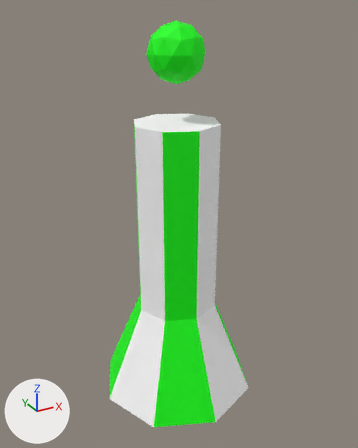
A saved change to the FBX model AsyncTD/Assets/Models/tower.fbx.
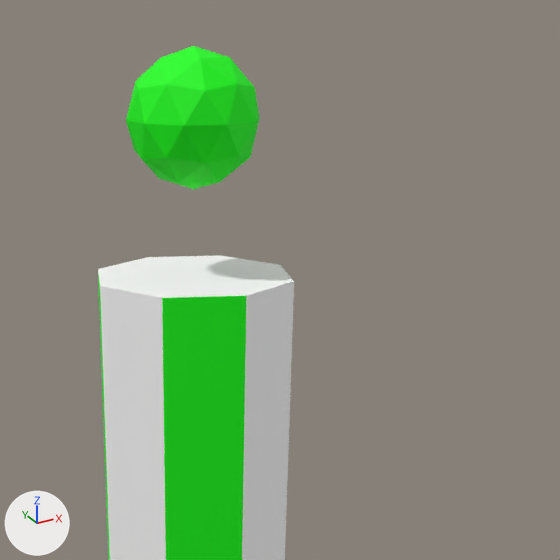
Each version is shown whole from a 50 mm camera at (-1.3, -2.393, 2.309) aimed at (0.013, -0.007, 1.116), then close up on the part from 25% to 95% of the width and 0% to 55% of the height. The lights are fixed; the arrows at lower left show +X, +Y and +Z. Where no turn or scale is listed for an object, it has been applied to the vertices.

Script lines for the objects in view, before the commit:
```python
me_icosphere = bpy.data.meshes.new('Icosphere')
me_icosphere.from_pydata(...)  # 25 vertices, 21 faces; spans x -0.5..0.5, y -0.5..0.5, z -0.01..1.73
# faces by material slot: [8, 13]
me_icosphere.materials.append(mat_color)  # green #01ff00
me_icosphere.materials.append(mat_white)  # white #ffffff
me_icosphere_001 = bpy.data.meshes.new('Icosphere.001')
me_icosphere_001.from_pydata(...)  # an icosphere of 80 faces spanning x -0.149..0.149, y -0.157..0.157, z 1.928..2.242
me_icosphere_001.materials.append(mat_color)  # green #01ff00
ob_icosphere = bpy.data.objects.new('Icosphere', me_icosphere)
ob_icosphere.location = (0.0, 0.0, 0.0)
ob_icosphere_001 = bpy.data.objects.new('Icosphere.001', me_icosphere_001)
ob_icosphere_001.location = (0.0, 0.0, 0.0)
```
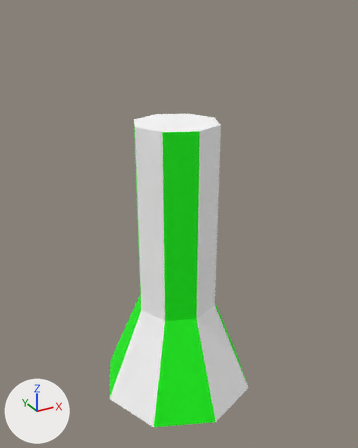
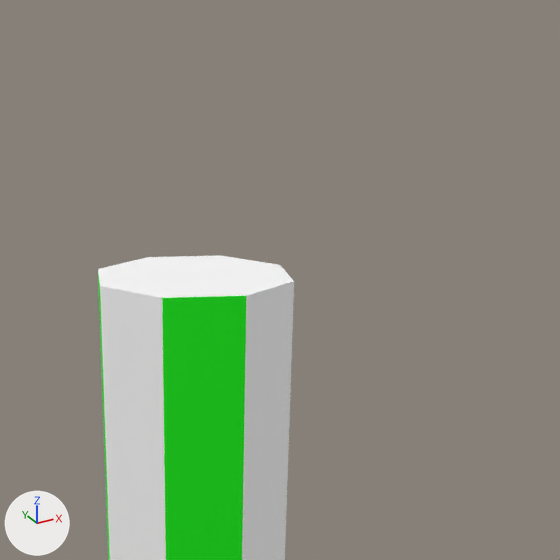
Edits to the bpy script that builds the scene:
```text
Remove ob_icosphere_001:
    ob_icosphere_001 = bpy.data.objects.new('Icosphere.001', me_icosphere_001)
    ob_icosphere_001.location = (0.0, 0.0, 0.0)
```

Boxes [x1, y1, x2, y2] around the edits, measured in the close-ups (560 x 560 px):
'Icosphere.001', deleted (green)
    before: [126, 46, 260, 189]
